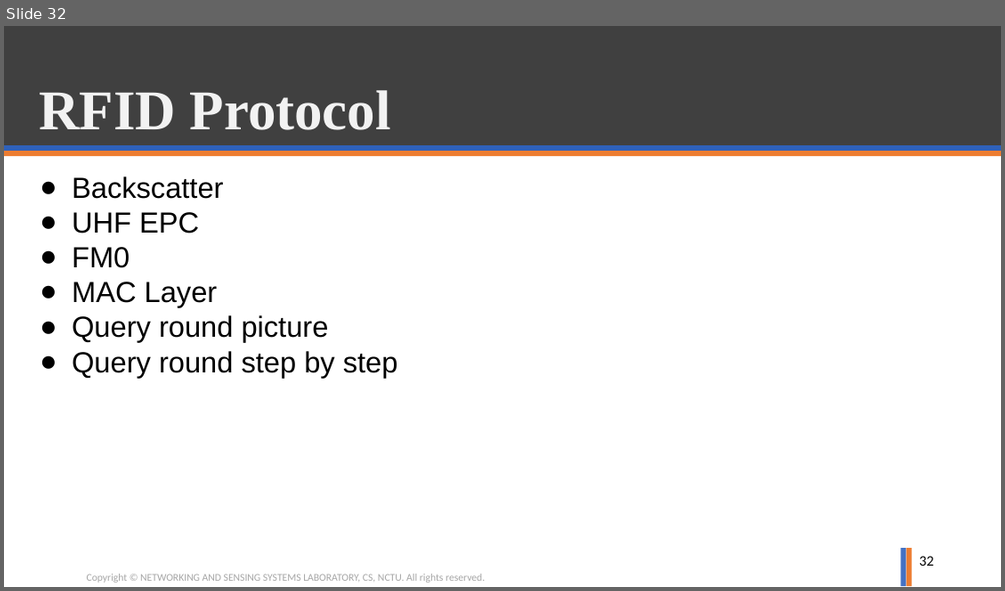
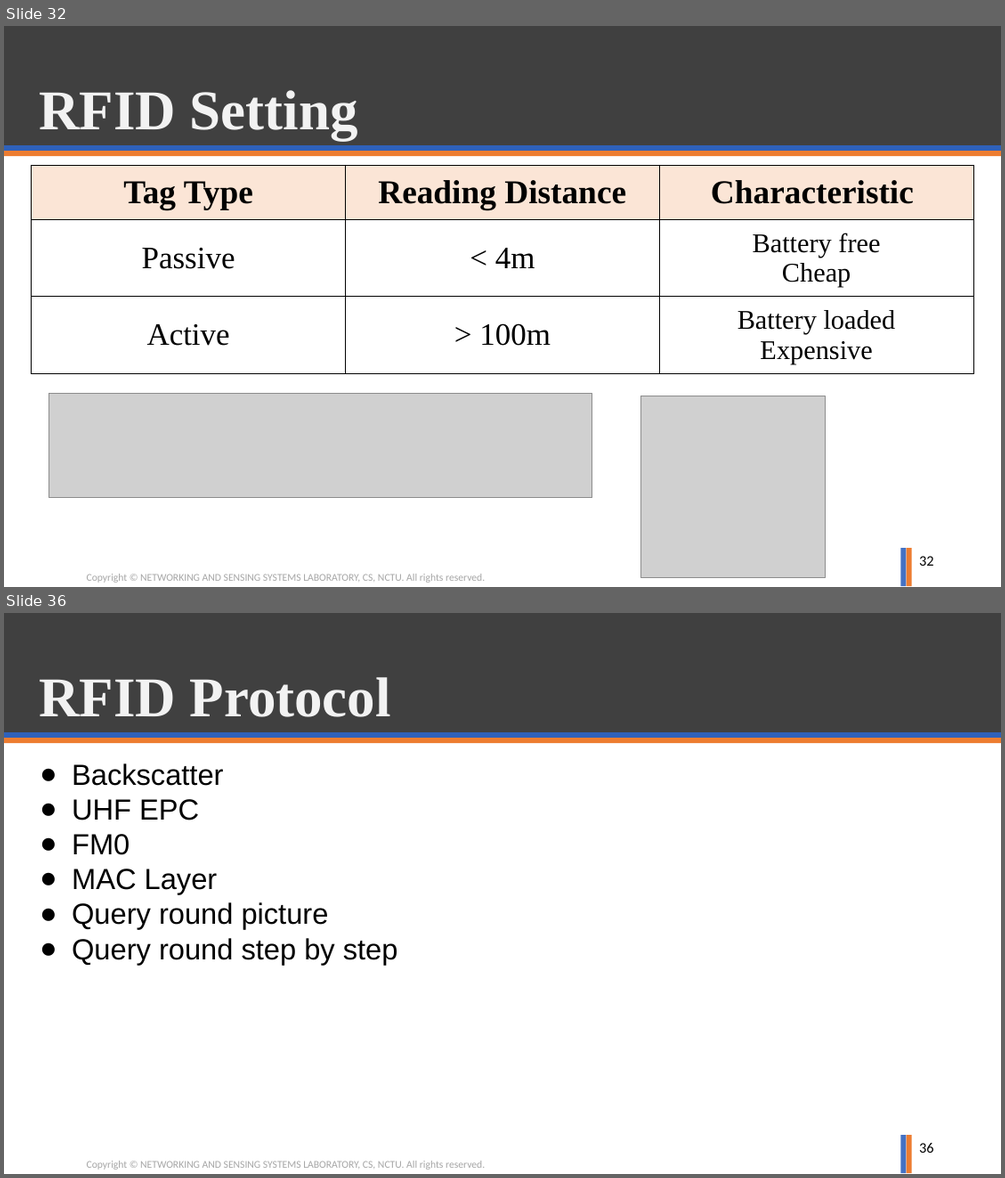
Before and after one commit to ghostkingwilly/Signal_Training_Freshman, a slide deck: Freshman_Training.pptx. Shown one above the other, each under a label of ours: slide 32 before the commit, slides 32 and 36 after it; the slides between them are not shown. The pictures are 1005x591 and 1005x1178 pixels, drawn with LibreOffice and Linux fonts; fonts in the diff are those of the drawing; grey boxes stand for pictures; background and template pictures are left out. Boxes give left, top, right and bottom in pixels: in the first picture for what was removed or moved away, otherwise in the second. Text is boxed around its words. In the diff, an @@ line names an element or a change of style, - is before the commit and + after.

Commit message:
RFID update

```diff
--- a/Freshman_Training.pptx
+++ b/Freshman_Training.pptx
@@ slide 32 added at (4,26,1001,587), background #FFFFFF; not listed: 6 template elements that a slide beside it also shows @@
@@ title added at (39,90,358,140), 54 pt, text #F2F2F2, bold @@
+RFID Setting
@@ table added at (32,165,974,374), 3 rows, 3 columns @@
+Tag Type | Reading Distance | Characteristic
+Passive | < 4m | Battery free / Cheap
+Active | > 100m | Battery loaded / Expensive
@@ picture added at (48,394,591,497) @@
@@ picture added at (641,396,825,578) @@
@@ page number added at (919,556,934,565), 14 pt, text #000000 @@
+32
@@ what was slide 32 is now slide 36 @@
@@ page number at (919,1143,934,1152): text changed @@
-32
+36
```
Also in this commit, not shown: 2 slides changed, 4 other slides added, 1 slide removed.
